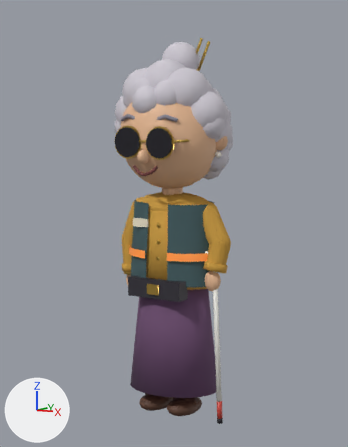
Before and after pictures for a commit that changed the Blender file Art/Source/Characters/Cida/SK_CHR_Cida_Blockout.blend.
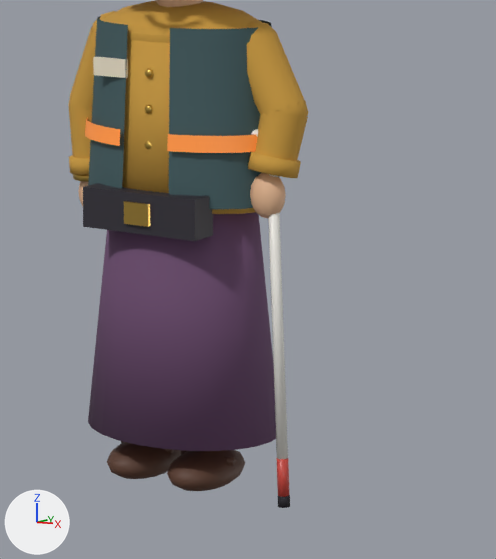
There are two pictures of each version: one from the file's camera 'CAM_tres_quartos', one close up on the part from 26% to 91% of the width and 43% to 100% of the height. Arrows for +X, +Y and +Z are at lower left; the lights stay in place. The first two pictures are the older version.

Names of what the first close-up shows: 'SK_CHR_Cida', 'SM_PRP_Bengala'.
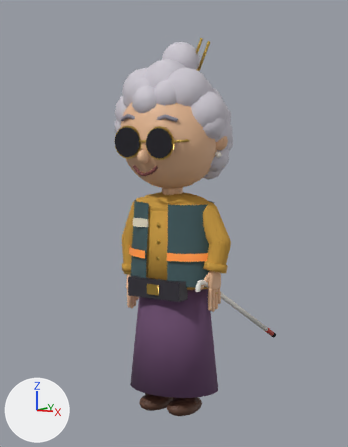
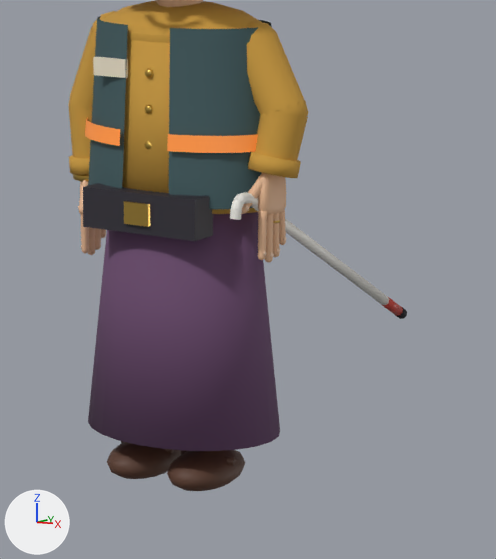
Pixel boxes [x1, y1, x2, y2] of what changed, in the close-ups (496 x 559 px; the box of a moved part takes in the faces that stretch with it):
'SM_PRP_Bengala', reshaped
    before: [251, 129, 290, 508]
    after: [230, 192, 407, 319]
part 1 of me_sk_chr_cida, built on
    before: [250, 173, 286, 218]
    after: [241, 173, 286, 263]
part 2 of me_sk_chr_cida, built on (mostly hidden before)
    before: [78, 181, 88, 206]
    after: [78, 180, 106, 255]
part 3 of me_sm_prp_bengala, moved or reshaped (not visible before)
    after: [251, 198, 258, 208]
part 4 of me_sm_prp_bengala, moved or reshaped (not visible before)
    after: [245, 192, 254, 204]
part 5 of me_sm_prp_bengala, moved or reshaped (not visible before)
    after: [240, 192, 249, 204]
part 6 of me_sm_prp_bengala, moved or reshaped (not visible before)
    after: [234, 195, 246, 205]
part 7 of me_sm_prp_bengala, moved or reshaped
    before: [252, 129, 258, 137]
    after: [231, 201, 243, 210]
part 8 of me_sm_prp_bengala, moved or reshaped (not visible before)
    after: [230, 209, 242, 220]
part 9 of me_sm_prp_bengala, moved or reshaped
    before: [276, 458, 290, 497]
    after: [381, 297, 403, 316]
part 10 of me_sm_prp_bengala, moved or reshaped
    before: [278, 495, 290, 508]
    after: [395, 307, 407, 319]
part 11 of me_sm_prp_bengala, added
    after: [254, 206, 389, 305]
part 12 of me_sm_prp_bengala, deleted
    before: [268, 174, 288, 459]

Diff of the bpy script that builds the scene:
```diff
--- a/Art/Source/Characters/Cida/SK_CHR_Cida_Blockout.blend.py
+++ b/Art/Source/Characters/Cida/SK_CHR_Cida_Blockout.blend.py
@@ me_sk_chr_cida @@
-me_sk_chr_cida.from_pydata(...)  # 2372 vertices, 2312 faces; spans x -0.249..0.262, y -0.242..0.173, z -0.005..1.326
+me_sk_chr_cida.from_pydata(...)  # 3632 vertices, 3684 faces; spans x -0.249..0.262, y -0.242..0.173, z -0.005..1.326
+# me_sk_chr_cida part 1: 86 vertices removed from x 0.168..0.236, y -0.063..-0.011, z 0.512..0.596; 726 vertices added at x 0.18..0.222, y -0.109..0.007, z 0.436..0.599
+# me_sk_chr_cida part 2: 86 vertices removed from x -0.232..-0.164, y -0.026..0.026, z 0.471..0.555; 628 vertices added at x -0.212..-0.171, y -0.075..0.04, z 0.395..0.559
+# other edits to the shape of me_sk_chr_cida do not show in these pictures
 me_sk_chr_cida.materials.append(mat_mat_chr_cida_pele)
@@ me_sk_chr_cida @@
 me_sk_chr_cida.materials.append(mat_mat_chr_cida_boca)
+me_sk_chr_cida.materials.append(mat_mat_chr_cida_unha)  # beige #f0cdb0
@@ me_sm_prp_bengala @@
 # used by ob_sm_prp_bengala; parent = ob_soc_hand_l; location = (0.0, 0.0, 0.0)
-me_sm_prp_bengala.from_pydata(...)  # 340 vertices, 296 faces; spans x -0.054..0.054, y -0.036..0.01, z -0.576..0.095
+me_sm_prp_bengala.from_pydata(...)  # 340 vertices, 296 faces; spans x -0.033..-0.006, y -0.106..0.549, z -0.355..-0.007
+# me_sm_prp_bengala part 3: the loose piece of 20 vertices spanning x -0.012..0.009, y -0.01..0.01, z 0.031..0.055 is multiplied about its middle by the matrix ((1.0, 0.006, 0.138), (0.122, 0.432, -0.905), (-0.064, 0.913, 0.427)), then moved by (-0.015, -0.041, -0.069)
+# me_sm_prp_bengala part 4: the loose piece of 20 vertices spanning x -0.017..0.006, y -0.01..0.01, z 0.051..0.072 is multiplied about its middle by the matrix ((0.963, 0.004, 0.306), (0.294, 0.264, -0.929), (-0.083, 0.975, 0.25)), then moved by (-0.011, -0.059, -0.08)
+# me_sm_prp_bengala part 5: the loose piece of 20 vertices spanning x -0.023..0.0, y -0.01..0.01, z 0.064..0.085 is multiplied about its middle by the matrix ((0.824, -0.003, 0.566), (0.565, -0.05, -0.823), (0.031, 0.999, -0.039)), then moved by (-0.004, -0.074, -0.092)
+# me_sm_prp_bengala part 6: the loose piece of 20 vertices spanning x -0.029..-0.011, y -0.01..0.01, z 0.072..0.093 is multiplied about its middle by the matrix ((0.473, -0.028, 0.881), (0.738, -0.533, -0.413), (0.481, 0.846, -0.232)), then moved by (0.004, -0.085, -0.103)
+# me_sm_prp_bengala part 7: the loose piece of 20 vertices spanning x -0.037..-0.024, y -0.01..0.01, z 0.075..0.094 is multiplied about its middle by the matrix ((-0.034, -0.101, 1.004), (0.454, -0.899, -0.075), (0.902, 0.449, 0.075)), then moved by (0.014, -0.092, -0.113)
+# me_sm_prp_bengala part 8: the loose piece of 20 vertices spanning x -0.054..-0.032, y -0.01..0.01, z 0.069..0.093 is multiplied about its middle by the matrix ((-0.346, -0.469, 0.837), (0.288, -0.899, -0.385), (0.915, 0.106, 0.438)), then moved by (0.027, -0.095, -0.123)
+# me_sm_prp_bengala part 9: the loose piece of 20 vertices spanning x 0.026..0.052, y -0.034..-0.011, z -0.556..-0.487 is multiplied about its middle by the matrix ((-0.476, 0.873, -0.059), (-0.363, -0.258, -0.891), (-0.796, -0.404, 0.441)), then moved by (-0.062, 0.519, 0.202)
+# me_sm_prp_bengala part 10: the loose piece of 20 vertices spanning x 0.031..0.054, y -0.036..-0.013, z -0.576..-0.554 is multiplied about its middle by the matrix ((-0.478, 0.877, -0.059), (-0.364, -0.259, -0.895), (-0.8, -0.406, 0.443)), then moved by (-0.065, 0.559, 0.224)
+# me_sm_prp_bengala part 11: a new loose piece of 20 vertices spanning x -0.032..-0.007, y -0.036..0.472, z -0.313..-0.022, in mat_mat_chr_cida_bengala (white #edebe4)
+# me_sm_prp_bengala part 12: 20 vertices removed from x -0.01..0.047, y -0.031..0.01, z -0.489..0.033
+# other edits to the shape of me_sm_prp_bengala do not show in these pictures
 me_sm_prp_bengala.materials.append(mat_mat_chr_cida_bengala)
```
